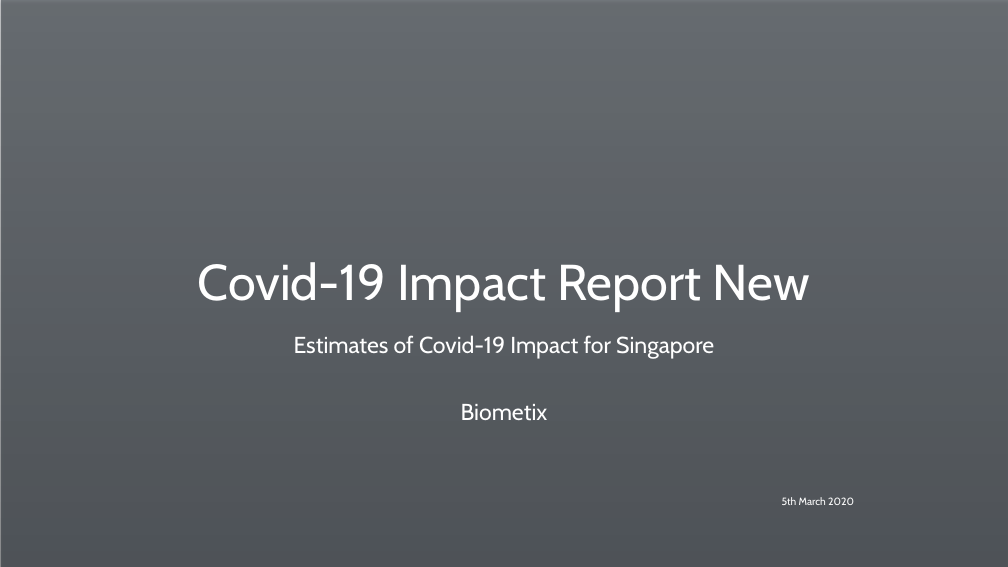
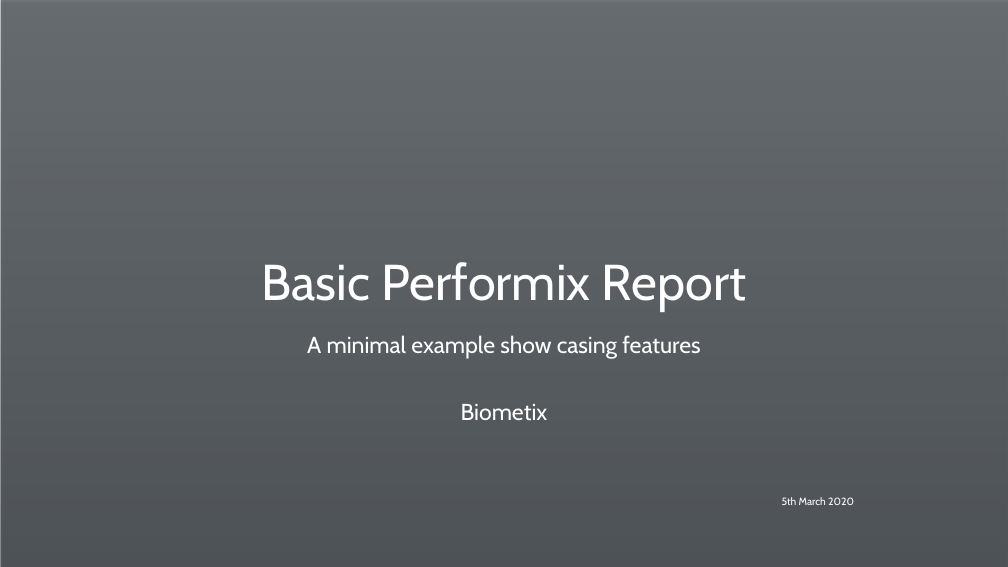
Before and after one commit to ted-dunstone/reports, a slide deck: slide 1 of simple/presentation.pptx. Drawn at 1008x567 pixels with LibreOffice and Linux fonts; fonts in the diff are those of the drawing; background and template pictures are left out. Boxes give left, top, right and bottom in pixels: in the first picture for what was removed or moved away, otherwise in the second. Text is boxed around its words. In the diff, an @@ line names an element or a change of style, - is before the commit and + after.

```diff
--- a/simple/presentation.pptx
+++ b/simple/presentation.pptx
@@ title at box(262, 262, 746, 311): text changed @@
-Covid-19 Impact Report New
+Basic Performix Report
@@ subtitle at box(307, 335, 700, 420): text changed @@
-Estimates of Covid-19 Impact for Singapore
-Biometix
+A minimal example show casing features
+Biometix
```
Also in this commit, not shown: 1 other slide changed, 14 other files.
